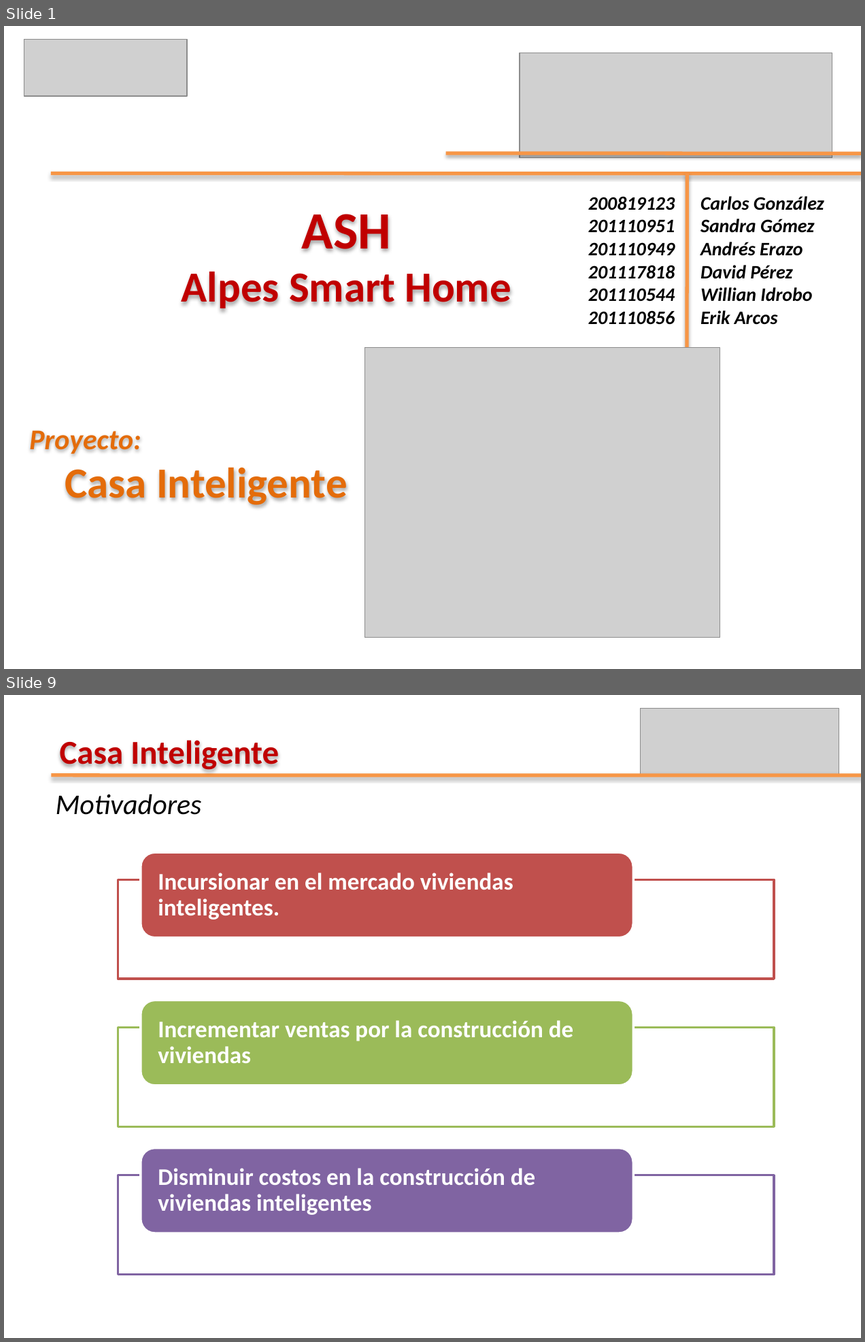
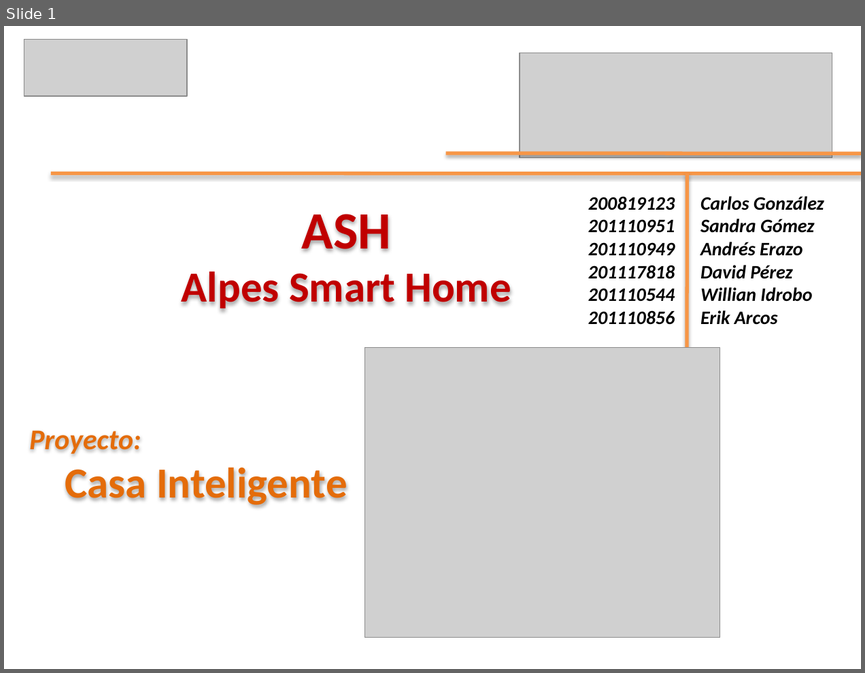
Before and after one commit to leseroth/ingenium-managment, a slide deck: CSOF5204 Arquitectura de Software/0609SegundaEntregaSAD.pptx. Shown one above the other, each under a label of ours: slides 1 and 9 before the commit, slide 1 after it; the slides between them are not shown. The pictures are 865x1342 and 865x673 pixels, drawn with LibreOffice and Linux fonts; fonts in the diff are those of the drawing; grey boxes stand for pictures. Boxes give left, top, right and bottom in pixels: in the first picture for what was removed or moved away, otherwise in the second. Text is boxed around its words. In the diff, an @@ line names an element or a change of style, - is before the commit and + after.

```diff
--- a/CSOF5204 Arquitectura de Software/0609SegundaEntregaSAD.pptx
+++ b/CSOF5204 Arquitectura de Software/0609SegundaEntregaSAD.pptx
@@ slide 9 removed at [4,695,861,1338], background #FFFFFF @@
@@ picture removed at [640,709,838,775] @@
@@ text removed at [60,740,279,770] @@
-Casa Inteligente
@@ line removed from (51, 775) to (861, 775) @@
@@ text removed at [56,794,202,815] @@
-Motivadores
@@ group removed at [118,853,774,1274]: 3 rectangles, 3 rounded rectangles, 3 texts @@
-Incursionar en el mercado viviendas inteligentes.
-Incrementar ventas por la construcción de viviendas
-Disminuir costos en la construcción de viviendas inteligentes
```
Also in this commit, not shown: 7 slides changed, 5 slides added, 3 other slides removed.
